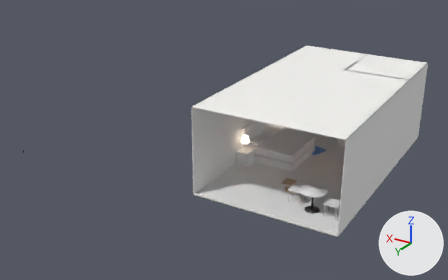
What one commit did to the FBX model RexMagnum/Unity/Assets/RexMagnum/Island/Buildings/Room304.fbx.
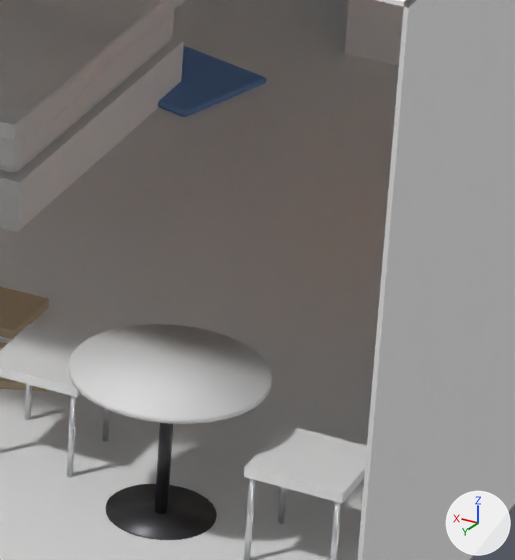
Old and new are each drawn whole from a 50 mm lens placed at (7.9, -273.5, 20.9), pointed at (22.3, -297.5, 8.9) and again close up on the part from 65% to 81% of the width and 50% to 77% of the height. The lights are fixed; the arrows at lower right show +X, +Y and +Z. The older version's two pictures come first. Objects named as collision shapes, trigger or cutter boxes, shadow casters or lower levels of detail are left out. Vertices at exactly the same position are counted once.

Objects in the first close-up: 'Room304_LOD0'.
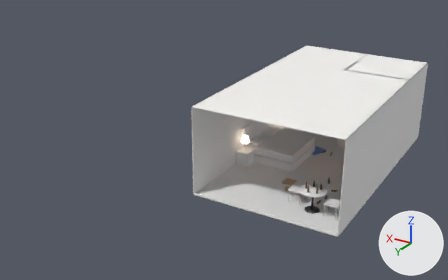
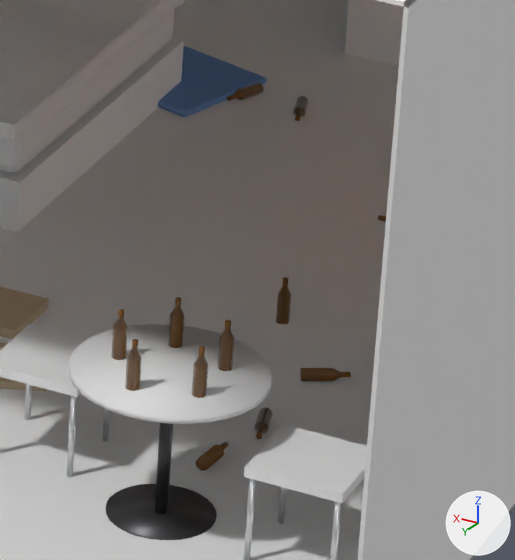
The change, as a list of edits to the scene's bpy script:
```text
Change me_room304_lod0:
    remove me_room304_lod0.from_pydata(...)  # 2180 vertices, 1820 faces; spans x 13.4..40.0, y -300.0..-289.3, z 3.1..13.9
    add me_room304_lod0.from_pydata(...)  # 2404 vertices, 2004 faces; spans x 13.4..18.6, y -298.4..-289.3, z 10.7..13.9
    me_room304_lod0 part 3: the loose piece of 56 vertices spanning x 40.0, y -300.0, z 3.1..3.4 is moved by (-25.0, 9.6, 8.3)
    me_room304_lod0 part 4: the loose piece of 56 vertices spanning x 40.0, y -300.0, z 3.1..3.4 is copied, and the copy is moved by (-25.2, 9.8, 8.3); it spans x 14.7..14.8, y -290.2..-290.1, z 11.4..11.7
    me_room304_lod0 part 5: the loose piece of 56 vertices spanning x 40.0, y -300.0, z 3.1..3.4 is copied, and the copy is moved by (-25.5, 9.7, 8.3); it spans x 14.5, y -290.3..-290.2, z 11.4..11.7
    me_room304_lod0 part 6: the loose piece of 56 vertices spanning x 40.0, y -300.0, z 3.1..3.4 is copied, and the copy is moved by (-25.5, 9.5, 8.3); it spans x 14.5, y -290.6..-290.5, z 11.4..11.7
    me_room304_lod0 part 7: the loose piece of 56 vertices spanning x 40.0, y -300.0, z 3.1..3.4 is copied, and the copy is moved by (-25.2, 9.4, 8.3); it spans x 14.7..14.8, y -290.7..-290.6, z 11.4..11.7
Change me_room304_bottle7:
    remove me_room304_bottle7.from_pydata(...)  # 56 vertices, 46 faces; spans x 39.968..40.032, y -300.033..-299.967, z 3.132..3.367
    add me_room304_bottle7.from_pydata(...)  # 56 vertices, 46 faces; spans x 15.756..15.863, y -294.912..-294.673, z 10.702..10.767
    me_room304_bottle7 part 8: the whole mesh is multiplied about its middle by the matrix ((0.0, -0.964, -0.265), (0.0, -0.265, 0.964), (-1.0, 0.0, 0.0)), then moved by (-24.199, 5.21, 7.486)
Change me_room304_bottle1:
    remove me_room304_bottle1.from_pydata(...)  # 56 vertices, 46 faces; spans x 39.968..40.032, y -300.033..-299.967, z 3.132..3.367
    add me_room304_bottle1.from_pydata(...)  # 56 vertices, 46 faces; spans x 14.43..14.656, y -292.056..-291.895, z 10.702..10.767
    me_room304_bottle1 part 10: the whole mesh is multiplied about its middle by the matrix ((0.0, 0.513, -0.859), (0.0, -0.859, -0.513), (-1.0, 0.0, 0.0)), then moved by (-25.462, 8.016, 7.486)
Change me_room304_bottle2:
    remove me_room304_bottle2.from_pydata(...)  # 56 vertices, 46 faces; spans x 39.968..40.032, y -300.033..-299.967, z 3.132..3.367
    add me_room304_bottle2.from_pydata(...)  # 56 vertices, 46 faces; spans x 14.561..14.665, y -291.478..-291.238, z 10.702..10.767
    me_room304_bottle2 part 9: the whole mesh is multiplied about its middle by the matrix ((0.0, -0.969, -0.249), (0.0, -0.249, 0.969), (-1.0, 0.0, 0.0)), then moved by (-25.396, 8.644, 7.486)
Change me_room304_bottle8:
    remove me_room304_bottle8.from_pydata(...)  # 56 vertices, 46 faces; spans x 39.968..40.032, y -300.033..-299.967, z 3.132..3.367
    add me_room304_bottle8.from_pydata(...)  # 56 vertices, 46 faces; spans x 14.651..14.729, y -291.094..-290.856, z 10.702..10.767
    me_room304_bottle8 part 2: the whole mesh is multiplied about its middle by the matrix ((0.0, 0.996, -0.084), (0.0, -0.084, -0.996), (-1.0, 0.0, 0.0)), then moved by (-25.314, 9.024, 7.486)
Change me_room304_bottle3:
    remove me_room304_bottle3.from_pydata(...)  # 56 vertices, 46 faces; spans x 39.968..40.032, y -300.033..-299.967, z 3.132..3.367
    add me_room304_bottle3.from_pydata(...)  # 56 vertices, 46 faces; spans x 16.072..16.206, y -294.962..-294.727, z 10.702..10.767
    me_room304_bottle3 part 1: the whole mesh is multiplied about its middle by the matrix ((0.0, -0.922, 0.386), (0.0, 0.386, 0.922), (-1.0, 0.0, 0.0)), then moved by (-23.853, 5.159, 7.486)
```

What differs and where, as boxes (x1, y1, x2, y2) in the close-ups (515 x 560 px; the box of a moved part takes in the faces that stretch with it):
part 1 of me_room304_bottle3, moved or reshaped (not visible before): after (227, 82, 264, 101)
part 2 of me_room304_bottle8, moved or reshaped (not visible before): after (196, 442, 229, 471)
part 3 of me_room304_lod0, moved or reshaped (not visible before): after (111, 309, 128, 360)
part 4 of me_room304_lod0, added (brown): after (125, 339, 142, 391)
part 5 of me_room304_lod0, added (brown): after (192, 346, 208, 398)
part 6 of me_room304_lod0, added (brown): after (218, 320, 234, 371)
part 7 of me_room304_lod0, added (brown): after (168, 297, 184, 348)
part 8 of me_room304_bottle7, moved or reshaped (not visible before): after (293, 96, 309, 121)
part 9 of me_room304_bottle2, moved or reshaped (not visible before): after (254, 407, 273, 439)
part 10 of me_room304_bottle1, moved or reshaped (not visible before): after (300, 368, 351, 381)
